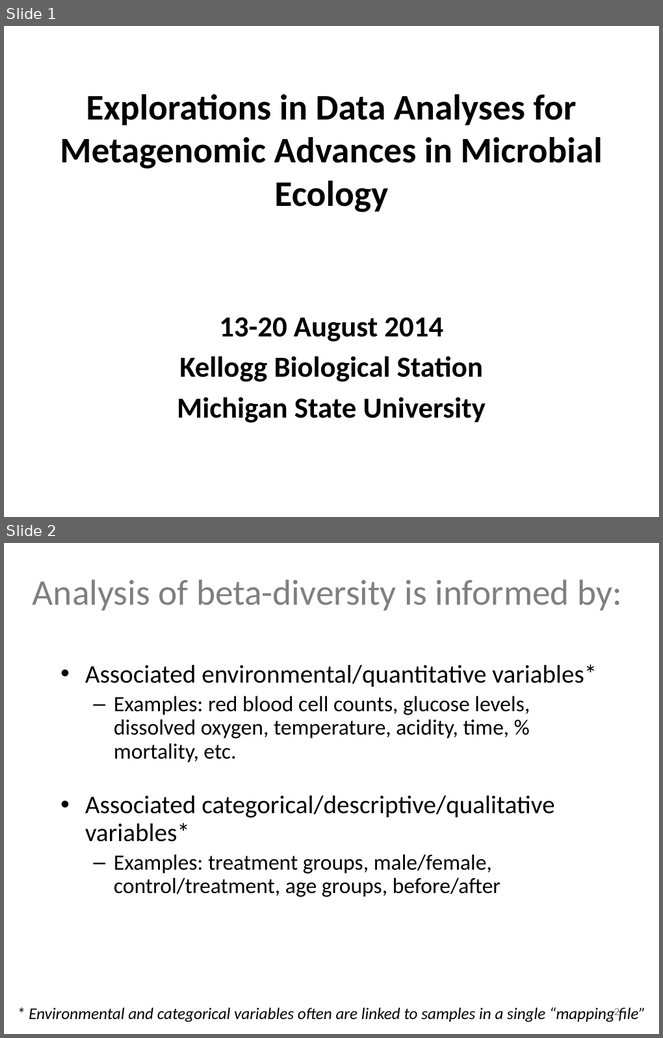
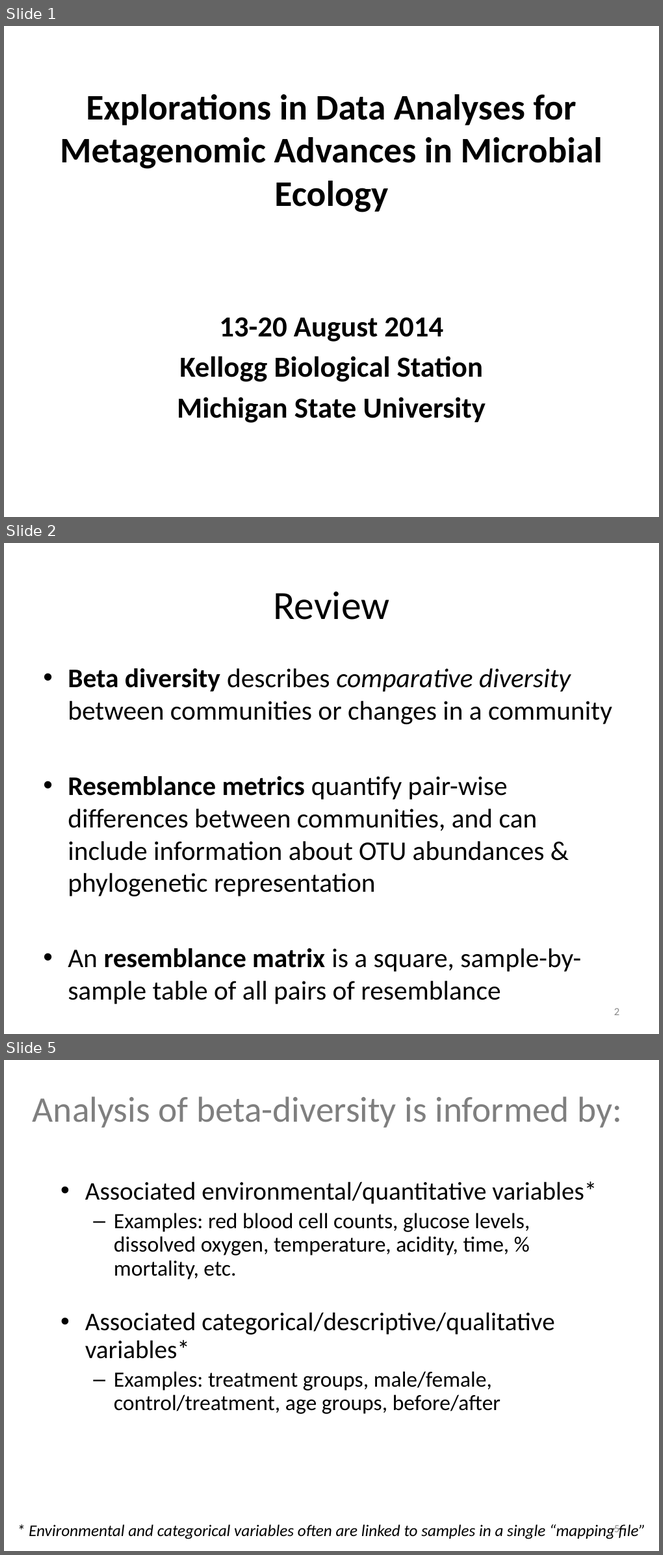
Before and after one commit to edamame-course/docs, a slide deck: extra/Presentations/2014-08-18-AM_Ashley_Lecture4.pptx. Shown one above the other, each under a label of ours: slides 1 and 2 before the commit, slides 1, 2 and 5 after it; the slides between them are not shown. The pictures are 663x1038 and 663x1555 pixels, drawn with LibreOffice and Linux fonts; fonts in the diff are those of the drawing; background and template pictures are left out. Boxes give left, top, right and bottom in pixels: in the first picture for what was removed or moved away, otherwise in the second. Text is boxed around its words. In the diff, an @@ line names an element or a change of style, - is before the commit and + after.

```diff
--- a/extra/Presentations/2014-08-18-AM_Ashley_Lecture4.pptx
+++ b/extra/Presentations/2014-08-18-AM_Ashley_Lecture4.pptx
@@ slide 2 added at (4,543,659,1034), background #FFFFFF @@
@@ title added at (273,591,389,620), 44 pt, text #000000 @@
+Review
@@ text added at (68,668,612,1005), 29.6 pt, text #000000 @@
+• Beta diversity describes comparative diversity between communities or changes in a community
+• Resemblance metrics quantify pair-wise differences between communities, and can include information about OTU abundances & phylogenetic representation
+• An resemblance matrix is a square, sample-by-sample table of all pairs of resemblance
@@ page number added at (614,1008,620,1016), 12 pt, text #8C8C8C @@
+2
@@ what was slide 2 is now slide 5 @@
@@ page number at (614,1525,620,1533): text changed @@
-2
+5
```
Also in this commit, not shown: 2 slides changed, 8 other slides added, 1 other file.
